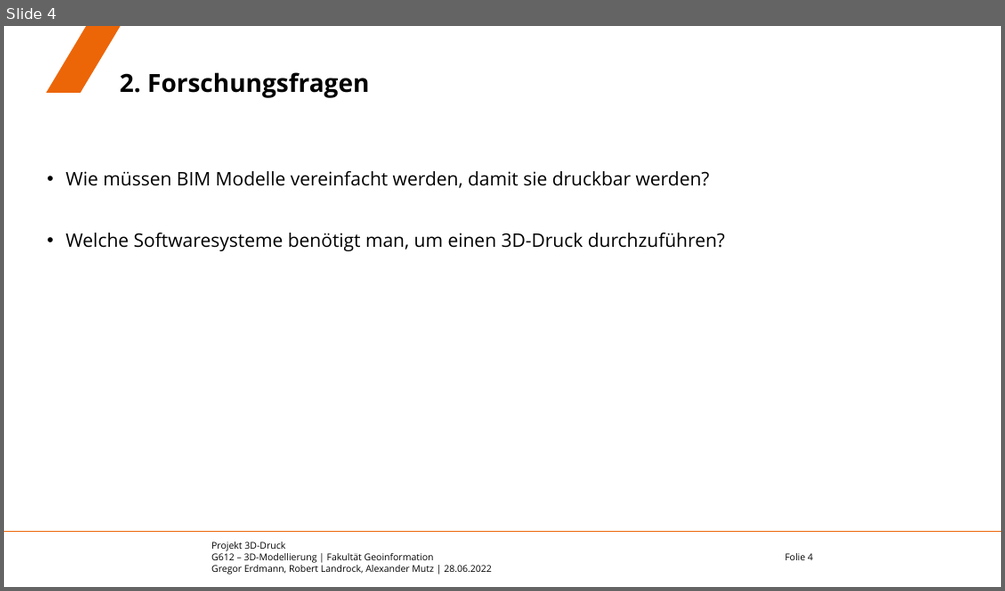
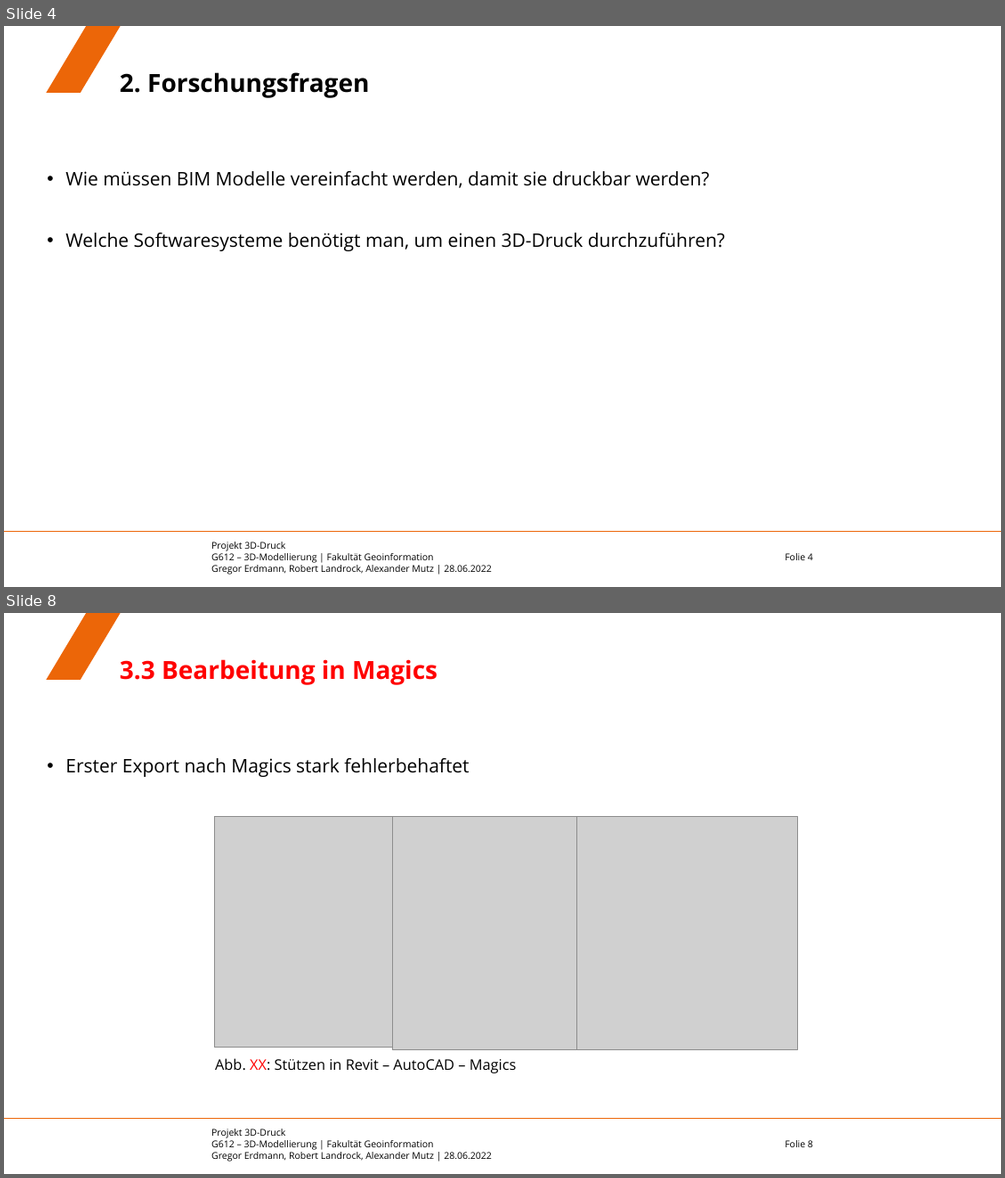
Before and after one commit to eamutz/LGS_print, a slide deck: Endvortrag.pptx. Shown one above the other, each under a label of ours: slide 4 before the commit, slides 4 and 8 after it; the slides between them are not shown. The pictures are 1005x591 and 1005x1178 pixels, drawn with LibreOffice and Linux fonts; fonts in the diff are those of the drawing; grey boxes stand for pictures; background and template pictures are left out. Boxes give left, top, right and bottom in pixels: in the first picture for what was removed or moved away, otherwise in the second. Text is boxed around its words. In the diff, an @@ line names an element or a change of style, - is before the commit and + after.

```diff
--- a/Endvortrag.pptx
+++ b/Endvortrag.pptx
@@ slide 8 added at (4,613,1001,1174), background #FFFFFF; not listed: 4 template elements that a slide beside it also shows @@
@@ title added at (120,659,437,685), 24 pt, text #FF0000, bold @@
+3.3 Bearbeitung in Magics
@@ text added at (65,758,469,777), 18 pt, text #000000 @@
+• Erster Export nach Magics stark fehlerbehaftet
@@ group added at (215,817,797,1073): 3 pictures, 1 text @@
+Abb. XX: Stützen in Revit – AutoCAD – Magics
```
Also in this commit, not shown: 8 slides changed, 1 other slide added, 1 other file.
